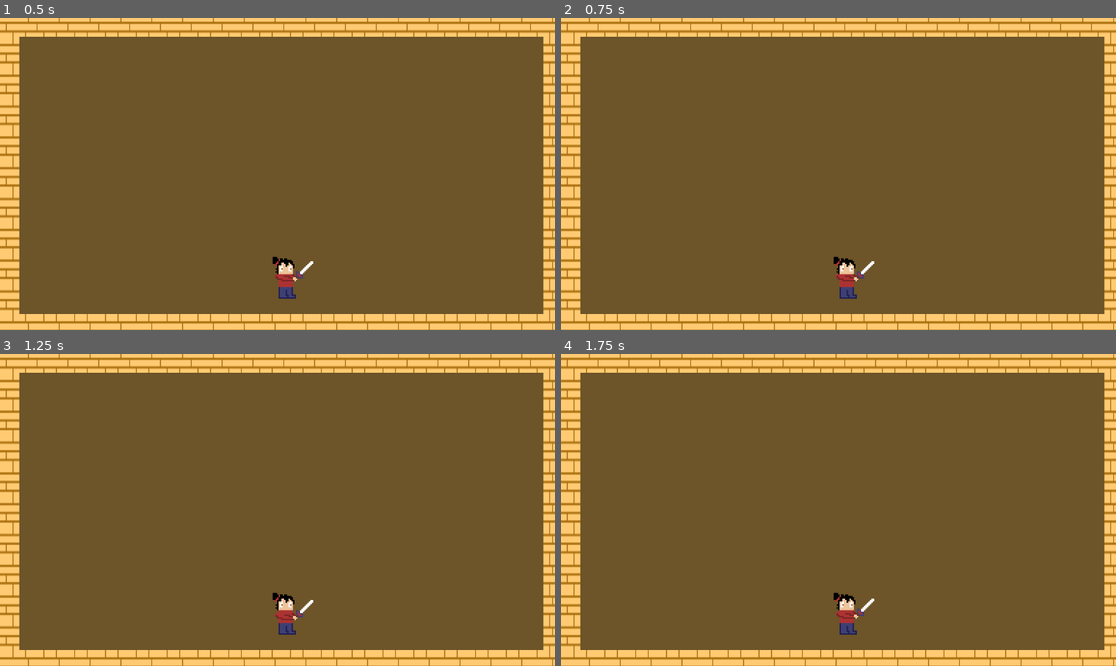
Above: before the commit, frames 1-4 (two rows, left to right).
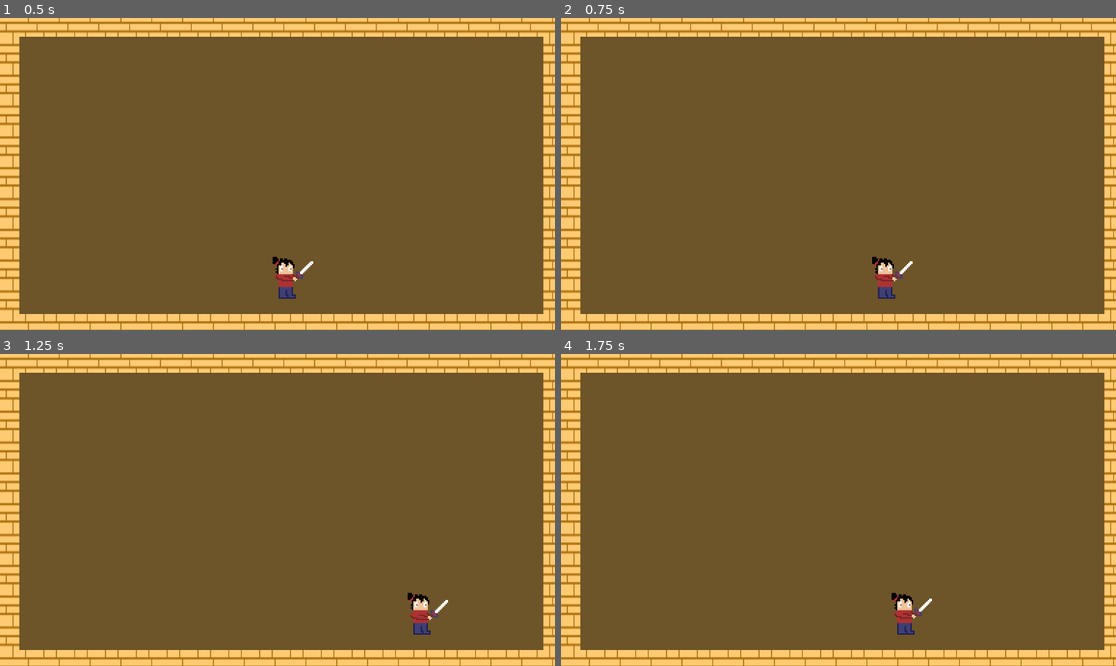
Above: after the commit, the same moments.

Repository: J-Abitria/crimson-jam-26
Game: Godot game, scene res://battleground.tscn
Two runs of this game, one before a commit and one after it. Both use one fixed random seed, a clock stepped at 60 frames per second and the inputs below.
Inputs:
- Up to frame 1 (0.5 s): no input
- Up to frame 2 (0.75 s): hold Right (move_right, bound only after the commit) from 0.53 s (still down); tap Down (aim_down, bound only after the commit) at 0.6 s
- Up to frame 3 (1.25 s): keep holding Right (move_right, bound only after the commit); tap Up (aim_up, bound only after the commit) at 0.8 s
- Up to frame 4 (1.75 s): release Right (move_right, bound only after the commit) at 1.28 s; hold Left (move_left, bound only after the commit) from 1.28 s (still down); tap Up (aim_up, bound only after the commit) at 1.35 s; tap Down (aim_down, bound only after the commit) at 1.55 s

Frame 1 is identical in both runs. In frame 2, 0.9% of the frame differs, in the area x 49-64%, y 76-90%; in frame 3, 0.9%; in frame 4, 0.9%, in the area x 49-67%, y 76-90%.

Commit message:
Added aim detection.

Diff:
--- a/unleash-beast/Assets/Scripts/player.gd
+++ b/unleash-beast/Assets/Scripts/player.gd
@@ -1,6 +1,59 @@
 extends CharacterBody2D
 
+enum AttackDirection {
+	UP,
+	DOWN,
+	LEFT,
+	RIGHT
+}
+
+@export var speed = 400
+
 @onready var animation_sprite = $AnimatedSprite2D
+@onready var attack_direction = AttackDirection.RIGHT
+@onready var previous_direction = attack_direction
 
 func _ready():
-    animation_sprite.play("idle")
+	animation_sprite.play("idle")
+
+func _process(_delta: float) -> void:
+	get_aiming_input()
+	log_attack_direction()
+
+func _physics_process(_delta: float) -> void:
+	get_movement_input()
+	move_and_slide()
+
+func get_movement_input():
+	var input_direction = Vector2(Input.get_axis("move_left", "move_right"), 0)
+
+	# Uses in the in-built character velocity to determine the direction the player should move.
+	velocity = input_direction * speed
+
+func get_aiming_input():
+	var vertical_aim = Input.get_axis("aim_down", "aim_up")
+
+	if not is_zero_approx(vertical_aim):
+		attack_direction = AttackDirection.UP if vertical_aim == 1 else AttackDirection.DOWN
+	else:
+		var horizontal_aim = Input.get_axis("move_left", "move_right")
+
+		attack_direction = AttackDirection.LEFT if horizontal_aim < 0 else AttackDirection.RIGHT
+
+func log_attack_direction():
+	if attack_direction == previous_direction:
+		return
+
+	var output = ""
+	match (attack_direction):
+		AttackDirection.UP:
+			output = "UP"
+		AttackDirection.DOWN:
+			output = "DOWN"
+		AttackDirection.LEFT:
+			output = "LEFT"
+		AttackDirection.RIGHT:
+			output = "RIGHT"
+
+	print("Aiming " + output)
+	previous_direction = attack_direction
--- a/unleash-beast/battleground.tscn
+++ b/unleash-beast/battleground.tscn
@@ -57,7 +57,7 @@
 texture_filter = 1
 sprite_frames = SubResource("SpriteFrames_yf5fn")
 animation = &"idle"
-frame_progress = 0.14401005
+frame_progress = 0.48174694
 
 [node name="CollisionShape2D" type="CollisionShape2D" parent="Player" unique_id=1313480017]
 position = Vector2(-6.9999995, 2.6666665)
--- a/unleash-beast/project.godot
+++ b/unleash-beast/project.godot
@@ -15,6 +15,39 @@
 config/features=PackedStringArray("4.7", "Forward Plus")
 config/icon="res://icon.svg"
 
+[input]
+
+move_left={
+"deadzone": 0.2,
+"events": [Object(InputEventKey,"resource_local_to_scene":false,"resource_name":"","device":-1,"window_id":0,"alt_pressed":false,"shift_pressed":false,"ctrl_pressed":false,"meta_pressed":false,"pressed":false,"keycode":0,"physical_keycode":4194319,"key_label":0,"unicode":0,"location":0,"echo":false,"script":null)
+]
+}
+move_right={
+"deadzone": 0.2,
+"events": [Object(InputEventKey,"resource_local_to_scene":false,"resource_name":"","device":-1,"window_id":0,"alt_pressed":false,"shift_pressed":false,"ctrl_pressed":false,"meta_pressed":false,"pressed":false,"keycode":0,"physical_keycode":4194321,"key_label":0,"unicode":0,"location":0,"echo":false,"script":null)
+]
+}
+aim_down={
+"deadzone": 0.2,
+"events": [Object(InputEventKey,"resource_local_to_scene":false,"resource_name":"","device":-1,"window_id":0,"alt_pressed":false,"shift_pressed":false,"ctrl_pressed":false,"meta_pressed":false,"pressed":false,"keycode":0,"physical_keycode":4194322,"key_label":0,"unicode":0,"location":0,"echo":false,"script":null)
+]
+}
+aim_up={
+"deadzone": 0.2,
+"events": [Object(InputEventKey,"resource_local_to_scene":false,"resource_name":"","device":-1,"window_id":0,"alt_pressed":false,"shift_pressed":false,"ctrl_pressed":false,"meta_pressed":false,"pressed":false,"keycode":0,"physical_keycode":4194320,"key_label":0,"unicode":0,"location":0,"echo":false,"script":null)
+]
+}
+jump={
+"deadzone": 0.2,
+"events": [Object(InputEventKey,"resource_local_to_scene":false,"resource_name":"","device":-1,"window_id":0,"alt_pressed":false,"shift_pressed":false,"ctrl_pressed":false,"meta_pressed":false,"pressed":false,"keycode":0,"physical_keycode":90,"key_label":0,"unicode":122,"location":0,"echo":false,"script":null)
+]
+}
+attack={
+"deadzone": 0.2,
+"events": [Object(InputEventKey,"resource_local_to_scene":false,"resource_name":"","device":-1,"window_id":0,"alt_pressed":false,"shift_pressed":false,"ctrl_pressed":false,"meta_pressed":false,"pressed":false,"keycode":0,"physical_keycode":88,"key_label":0,"unicode":120,"location":0,"echo":false,"script":null)
+]
+}
+
 [physics]
 
 3d/physics_engine="Jolt Physics"
